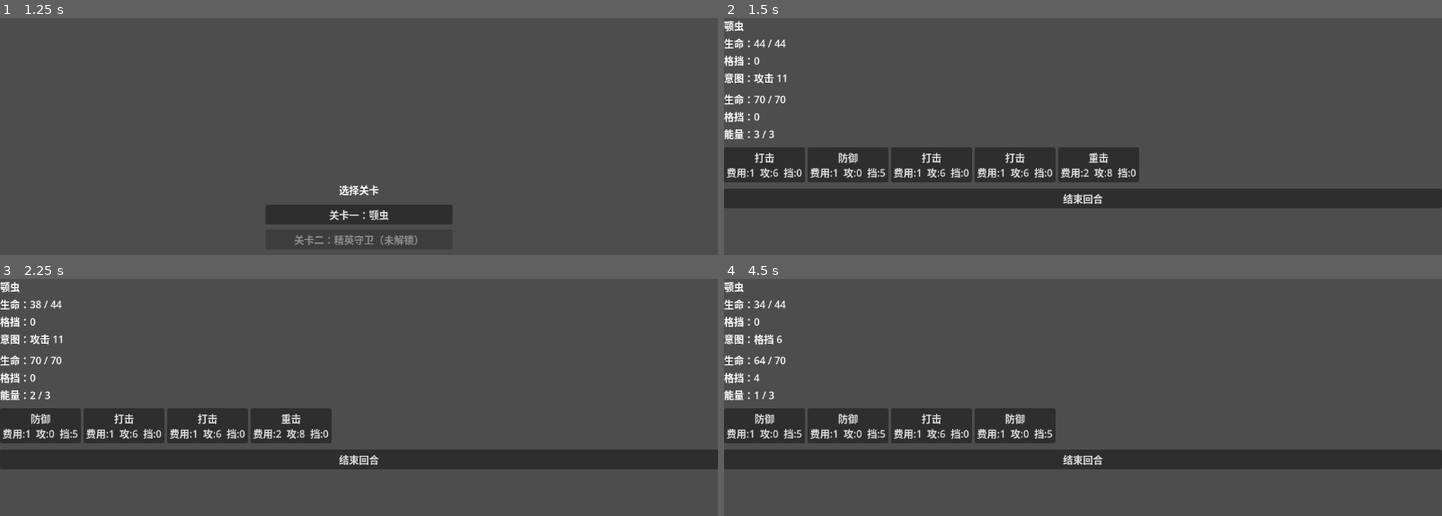
Above: before the commit, frames 1-4 (two rows, left to right).
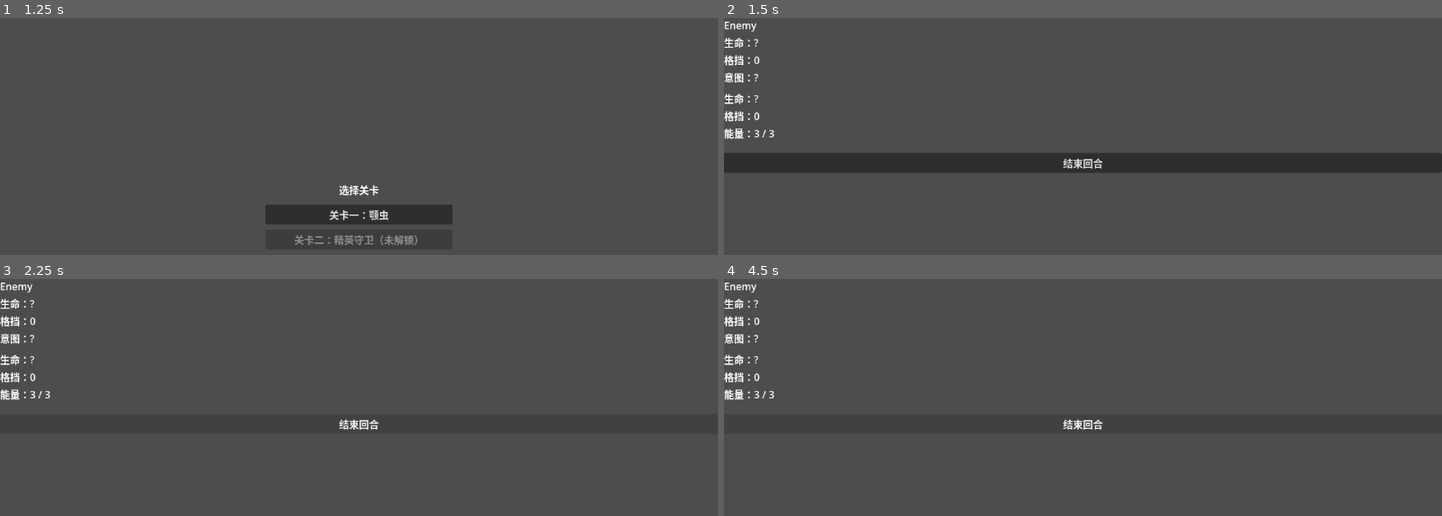
Above: after the commit, the same moments.

Repository: archer47-qingmei/AIGameTest2
Game: Godot game, scene res://menu/MainMenu.tscn
Two runs of this game, one before a commit and one after it. Both use one fixed random seed, a clock stepped at 60 frames per second and the inputs below.
Inputs (mouse positions are in pixels of both pictures, inside the frame that each line leads up to):
- Up to frame 1 (1.25 s): click "开始游戏" at 0.5 s
- Up to frame 2 (1.5 s): click "关卡一：颚虫" at 1.25 s
- Up to frame 3 (2.25 s): click (43, 425) at 2 s, where only the run before the commit has a clickable "打击 费用:1 攻:6 挡:0"
- Up to frame 4 (4.5 s): click (767, 425) at 2.75 s, where only the run before the commit has a clickable "防御 费用:1 攻:0 挡:5"; click "结束回合" at 3.5 s; click (846, 425) at 4.25 s, where only the run before the commit has a clickable "斩击 费用:2 攻:4 挡:4"

Frame 1 is identical in both runs. In frame 2, 17% of the frame differs, in the area x 0-100%, y 1-81%; in frame 3, 13%; in frame 4, 13%.
Error after the commit: Parse Error: Too few arguments for "setup()" call. Expected at least 3 but received 2. (res://combat/CombatScreen.gd:28)

Commit message:
feat: add PlayerState.hp, CombatEngine.setup() accepts initial_hp

Diff:
--- a/CombatEngine.gd
+++ b/CombatEngine.gd
@@ -14,7 +14,7 @@
 var _discard_pile: Array[CardData] = []
 var _enemy_data: EnemyData
 
-func setup(initial_deck: Array[CardData], enemy_data: EnemyData) -> void:
+func setup(initial_deck: Array[CardData], enemy_data: EnemyData, initial_hp: int) -> void:
 	_enemy_data = enemy_data
 	enemy = Combatant.new()
 	enemy.display_name = _enemy_data.display_name
@@ -24,7 +24,7 @@
 
 	player = Combatant.new()
 	player.display_name = "玩家"
-	player.hp = 70
+	player.hp = initial_hp
 	player.max_hp = 70
 	player.block = 0
 
--- a/PlayerState.gd
+++ b/PlayerState.gd
@@ -3,3 +3,4 @@
 
 var deck: Array[CardData] = []
 var current_node: int = 0
+var hp: int = 70
